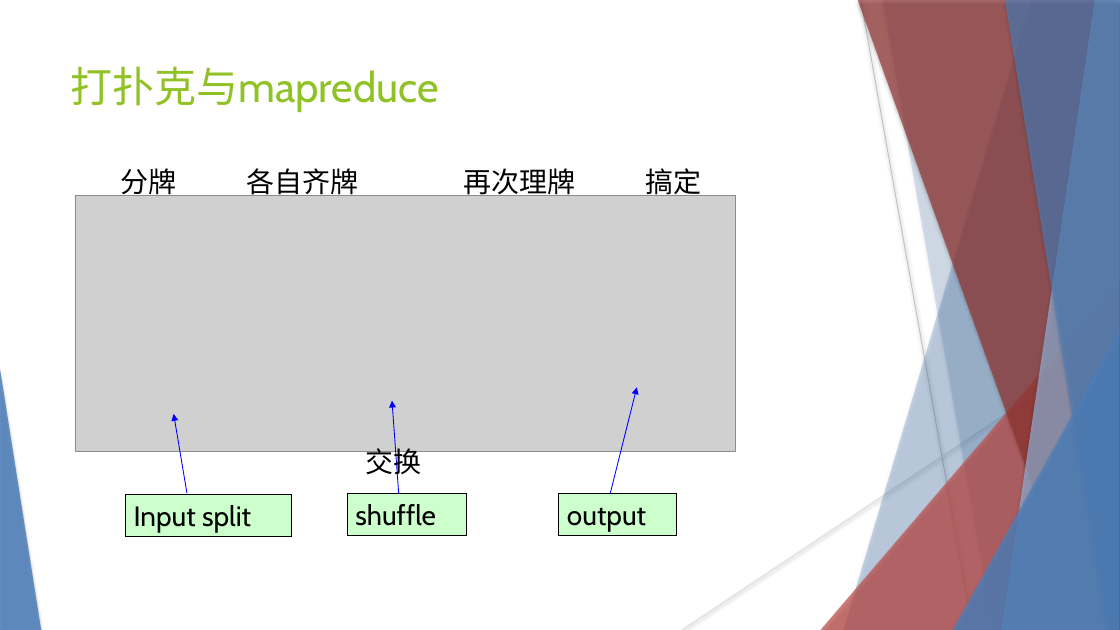
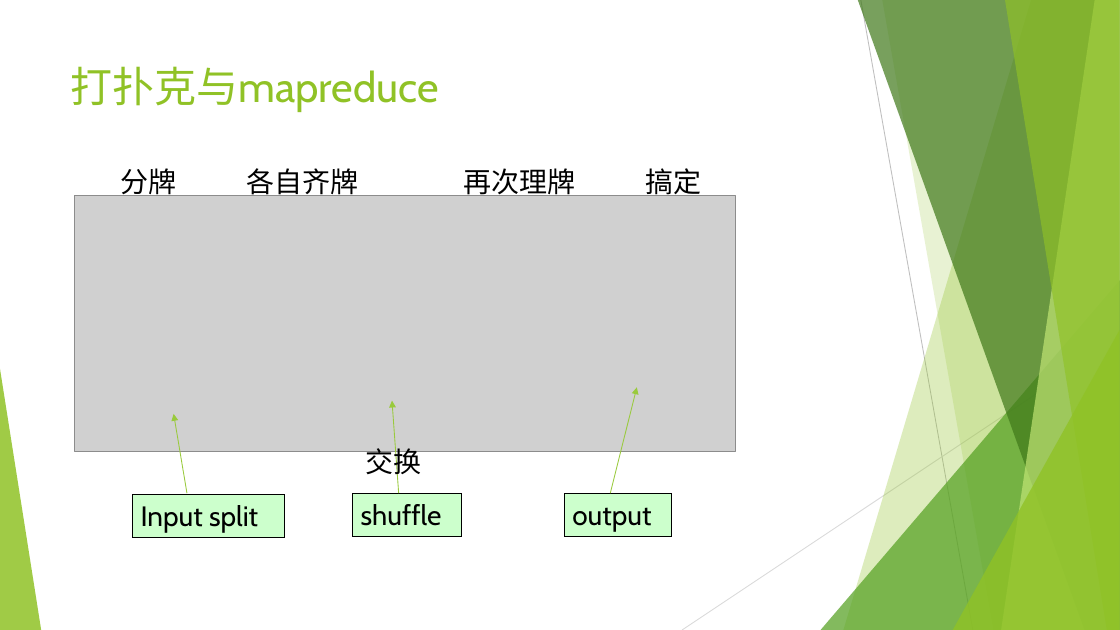
Before and after one commit to YunKillerE/learning-record, a slide deck: slide 42 of HADOOP.pptx. Drawn at 1120x630 pixels with LibreOffice and Linux fonts; fonts in the diff are those of the drawing; grey boxes stand for pictures. Boxes give left, top, right and bottom in pixels: in the first picture for what was removed or moved away, otherwise in the second. Text is boxed around its words. In the diff, an @@ line names an element or a change of style, - is before the commit and + after.

```diff
--- a/HADOOP.pptx
+++ b/HADOOP.pptx
@@ freeform shape at (844, 0, 1120, 630): fill #4F81BD at 30% opacity to #90C226 at 30% opacity; shadow off @@
@@ freeform shape at (858, 0, 1120, 630): fill #953735 at 70% opacity to #3F7819 at 70% opacity; shadow off @@
@@ line (861, 0) - (973, 630): stroke #BFBFBF 0.74 pt to #BFBFBF 0.75 pt @@
@@ freeform shape at (882, 0, 1120, 630): fill #4F81BD at 20% opacity to #90C226 at 20% opacity; shadow off; outline redrawn @@
@@ freeform shape at (1002, 0, 1120, 630): fill #95B3D7 at 70% opacity to #C0E474 at 70% opacity; shadow off @@
@@ freeform shape at (1005, 0, 1120, 630): fill #4F81BD at 65% opacity to #90C226 at 65% opacity; shadow off @@
@@ triangle at (821, 280, 1120, 630): fill #C0504D at 72% opacity to #54A021 at 72% opacity; shadow off @@
@@ line (1120, 339) - (682, 630): stroke #D9D9D9 0.74 pt to #D9D9D9 0.75 pt @@
@@ triangle at (953, 330, 1120, 630): fill #4F81BD at 80% opacity to #90C226 at 80% opacity; shadow off @@
@@ triangle at (0, 369, 41, 630): fill #4F81BD at 85% opacity to #90C226 at 85% opacity; shadow off @@
@@ arrow (611, 493) - (637, 387): stroke #0000FF 0.74 pt to #99CA3C 0.75 pt @@
@@ arrow (187, 493) - (174, 414): stroke #0000FF 0.74 pt to #99CA3C 0.75 pt @@
@@ arrow (399, 493) - (392, 401): stroke #0000FF 0.74 pt to #99CA3C 0.75 pt @@
@@ rectangle "Input split": place and size @@
-rectangle "Input split" at (125, 495, 291, 537)
+rectangle "Input split" at (132, 495, 284, 538)
@@ rectangle "shuffle": place and size @@
-rectangle "shuffle" at (347, 493, 467, 535)
+rectangle "shuffle" at (352, 493, 461, 536)
@@ outline #000000 0.74 pt to #000000 0.75 pt in 3 elements at (132, 495, 284, 538), (352, 493, 461, 536), (565, 493, 671, 536) @@
@@ rectangle "output": place and size @@
-rectangle "output" at (559, 493, 676, 535)
+rectangle "output" at (565, 493, 671, 536)
```
Also in this commit, not shown: 52 other slides changed, 1 other file.
